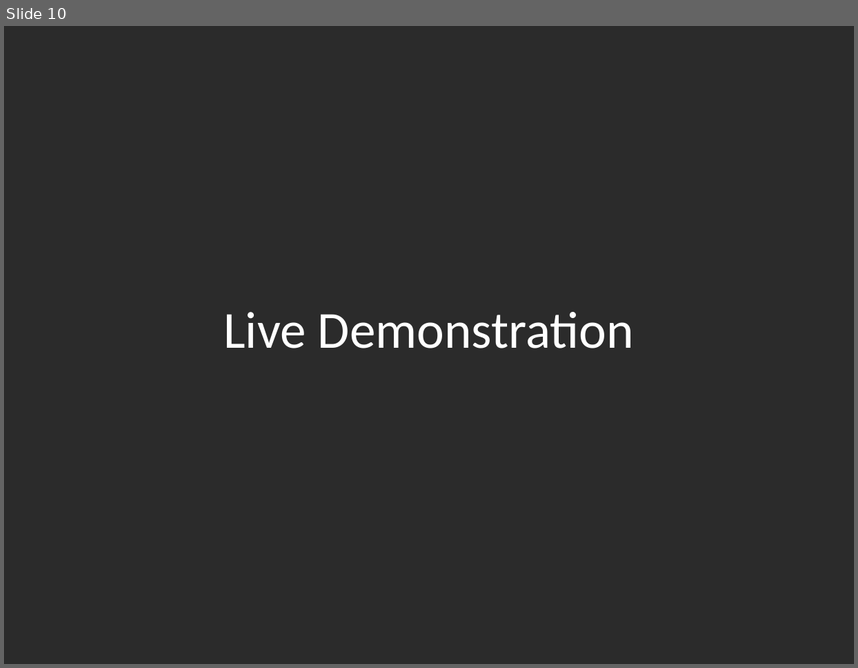
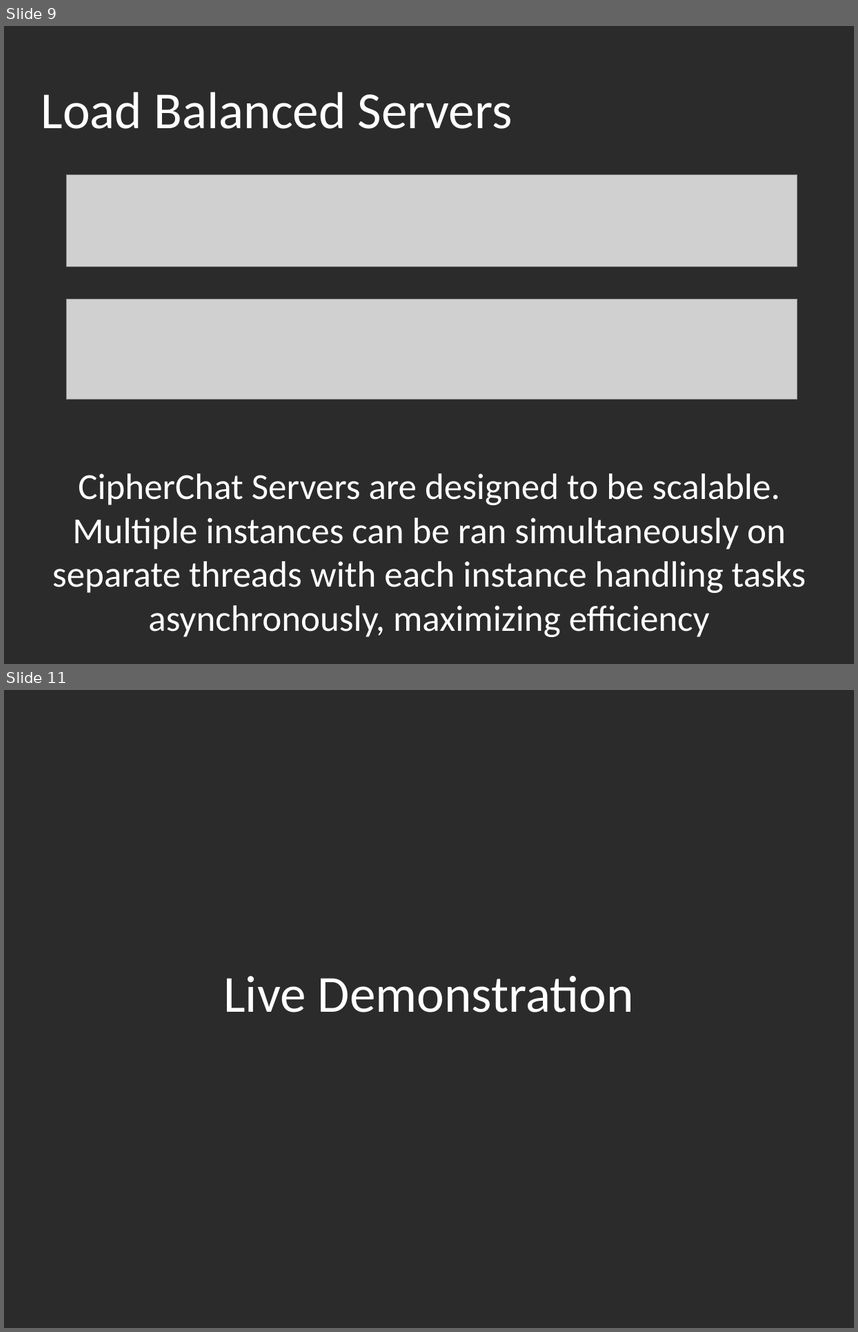
Before and after one commit to otboss/Mobile-Application-Tech-Year-3-Semester-2, a slide deck: SWEN3004/CipherChat Presentation.pptx. Shown one above the other, each under a label of ours: slide 10 before the commit, slides 9 and 11 after it; the slides between them are not shown. The pictures are 858x668 and 858x1332 pixels, drawn with LibreOffice and Linux fonts; fonts in the diff are those of the drawing; grey boxes stand for pictures; background and template pictures are left out; a plain dark background stands for a picture behind light text. Boxes give left, top, right and bottom in pixels: in the first picture for what was removed or moved away, otherwise in the second. Text is boxed around its words. In the diff, an @@ line names an element or a change of style, - is before the commit and + after.

Commit message:
Completed CipherChat

```diff
--- a/SWEN3004/CipherChat Presentation.pptx
+++ b/SWEN3004/CipherChat Presentation.pptx
@@ slide 9 added at [4,26,854,664], background picture (left out) @@
@@ title added at [41,92,513,129], 44 pt, text #FFFFFF @@
+Load Balanced Servers
@@ picture added at [66,175,797,267] @@
@@ picture added at [66,299,797,399] @@
@@ subtitle added at [52,473,806,637], 31 pt, text #FFFFFF @@
+CipherChat Servers are designed to be scalable. Multiple instances can be ran simultaneously on separate threads with each instance handling tasks asynchronously, maximizing efficiency
@@ what was slide 10 is now slide 11 @@
```
Also in this commit, not shown: 8 slides changed, 9 other files.
